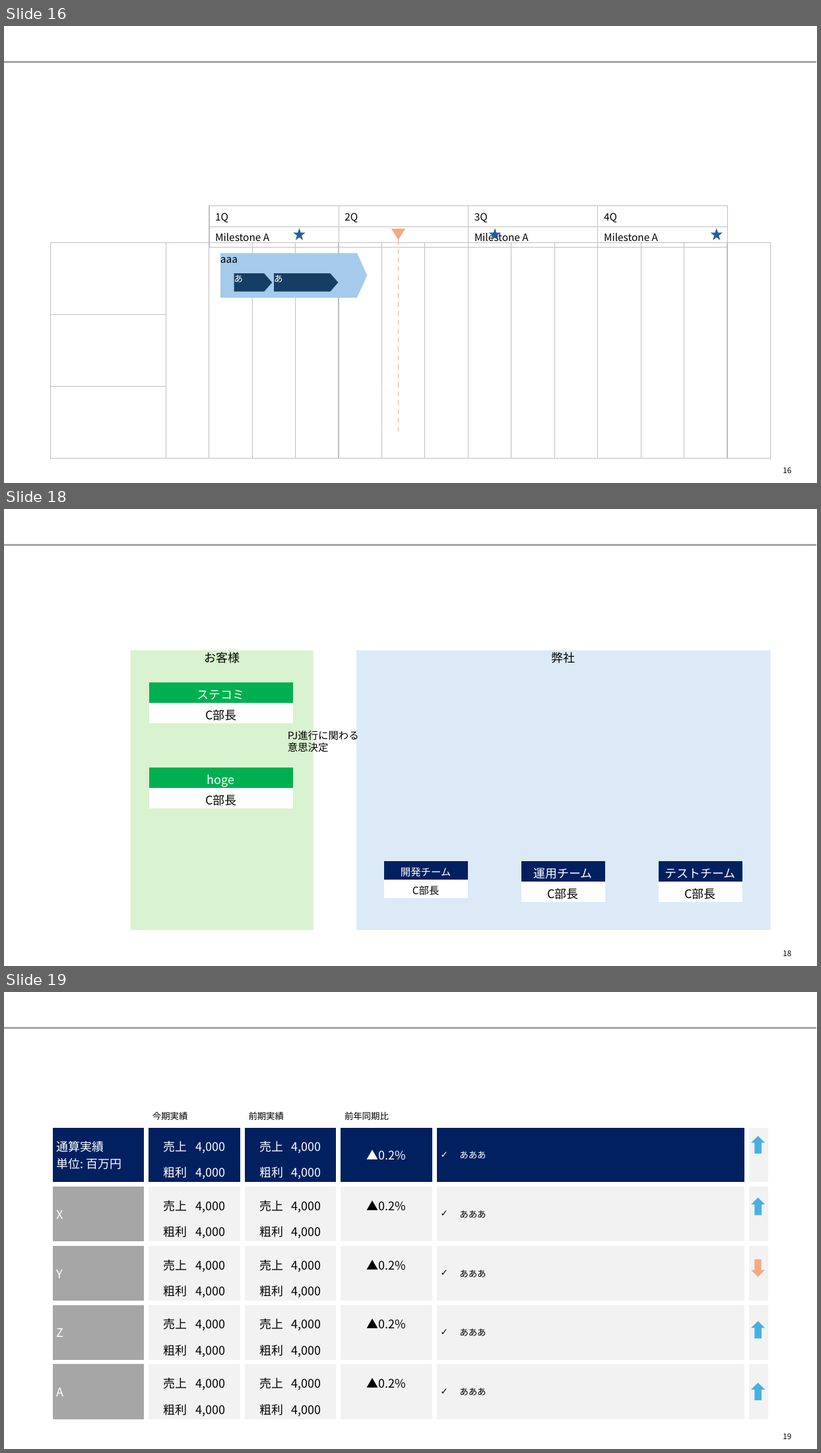
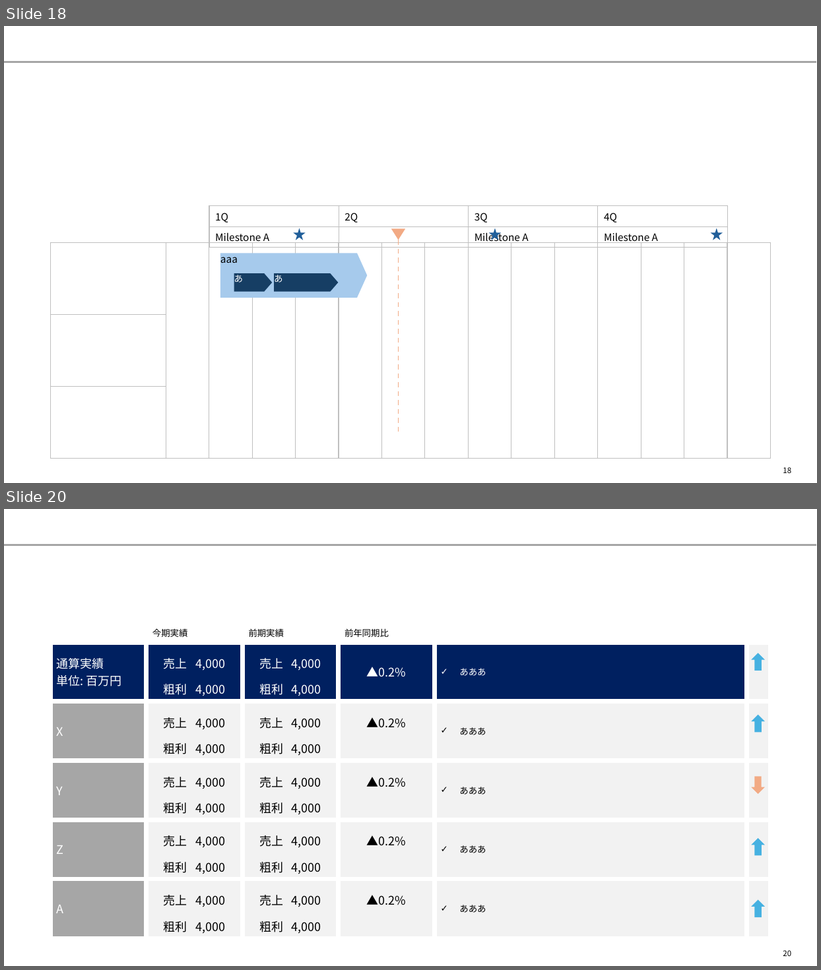
Before and after one commit to yuzucha16/dotfiles, a slide deck: office/Blank.potx. Shown one above the other, each under a label of ours: slides 16, 18 and 19 before the commit, slides 18 and 20 after it; the slides between them are not shown. The pictures are 821x1453 and 821x970 pixels, drawn with LibreOffice and Linux fonts; fonts in the diff are those of the drawing. Boxes give left, top, right and bottom in pixels: in the first picture for what was removed or moved away, otherwise in the second. Text is boxed around its words. In the diff, an @@ line names an element or a change of style, - is before the commit and + after.

```diff
--- a/office/Blank.potx
+++ b/office/Blank.potx
@@ slide 18 removed at box(4, 509, 817, 966), background #FFFFFF; not listed: 1 template element that a slide beside it also shows @@
@@ rectangle removed at box(130, 650, 314, 931) @@
-お客様
@@ rectangle removed at box(356, 650, 771, 931) @@
-弊社
@@ table removed at box(149, 683, 293, 723), 2 rows, 1 columns @@
-ステコミ
-C部長
@@ text removed at box(288, 729, 359, 755) @@
-PJ進行に関わる
-意思決定
@@ table removed at box(149, 768, 293, 809), 2 rows, 1 columns @@
-hoge
-C部長
@@ table removed at box(384, 861, 467, 898), 2 rows, 1 columns @@
-開発チーム
-C部長
@@ table removed at box(521, 861, 605, 902), 2 rows, 1 columns @@
-運用チーム
-C部長
@@ table removed at box(659, 861, 742, 902), 2 rows, 1 columns @@
-テストチーム
-C部長
@@ page number removed at box(783, 951, 791, 956) @@
-18
@@ what was slide 16 is now slide 18 @@
@@ page number at box(783, 468, 791, 473): text changed @@
-16
+18
@@ what was slide 19 is now slide 20 @@
@@ page number at box(783, 951, 791, 956): text changed @@
-19
+20
```
Also in this commit, not shown: 3 slides changed, 4 slides added.
